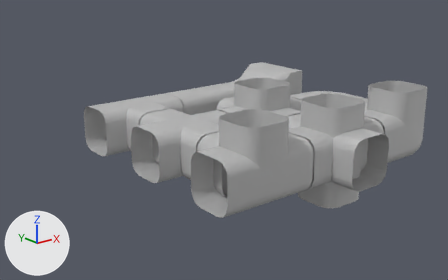
An edit to the FBX model Prototypes/Assets/Components/Structure/structure.fbx, drawn before and after from the same camera.
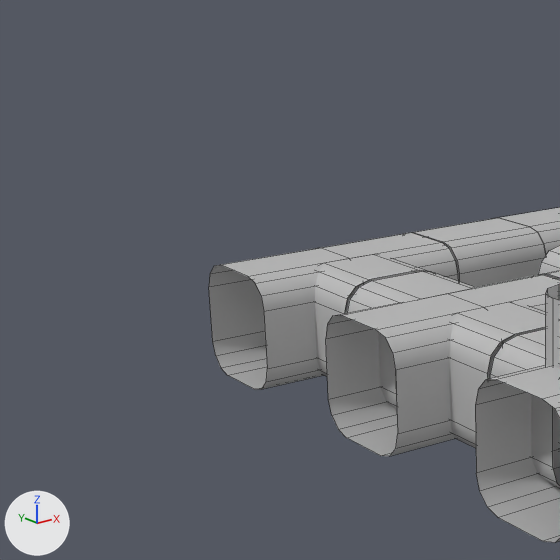
There are two pictures of each version: one whole from a 50 mm lens placed at (-0.0881, -0.1169, 0.0379), pointed at (-0.011, -0.0206, -0.0006), one close up on the part from 0% to 50% of the width and 0% to 80% of the height. Every picture has the same lights, and +X, +Y and +Z are marked at lower left. The close-ups show mesh edges as thin lines. Where no turn or scale is listed for an object, it has been applied to the vertices.

Objects in the first close-up: 'TT_section', 'T_section', 'four_way_section', 'straight_section'.
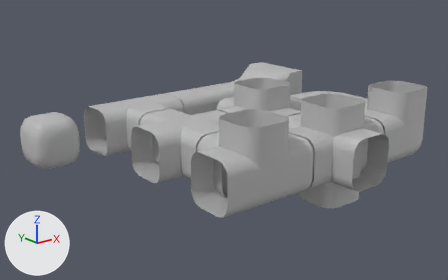
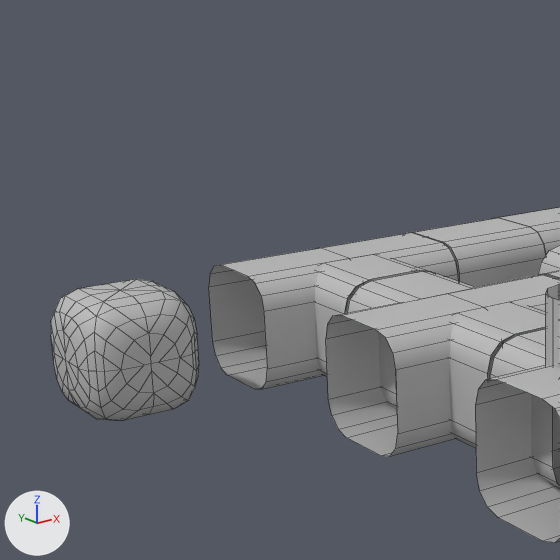
Where the change shows, as pixel boxes [x1, y1, x2, y2] in the close-ups (560 x 560 px):
```json
{"object": "block", "change": "added", "after": [51, 279, 199, 421]}
```

Edits to the scene script, one JSON object a line:
```json
{"op": "add", "block": "me_mesh_009", "code": ["me_mesh_009 = bpy.data.meshes.new('Mesh.009')", "me_mesh_009.from_pydata(...)  # 218 vertices, 256 faces; spans x -0.005..0.005, y -0.005..0.005, z -0.005..0.005", "me_mesh_009.materials.append(mat_phong1)  # grey #bcbcbc"]}
{"op": "add", "block": "ob_block", "code": ["ob_block = bpy.data.objects.new('block', me_mesh_009)", "ob_block.location = (-0.04, 0.0, 0.0)"]}
```
